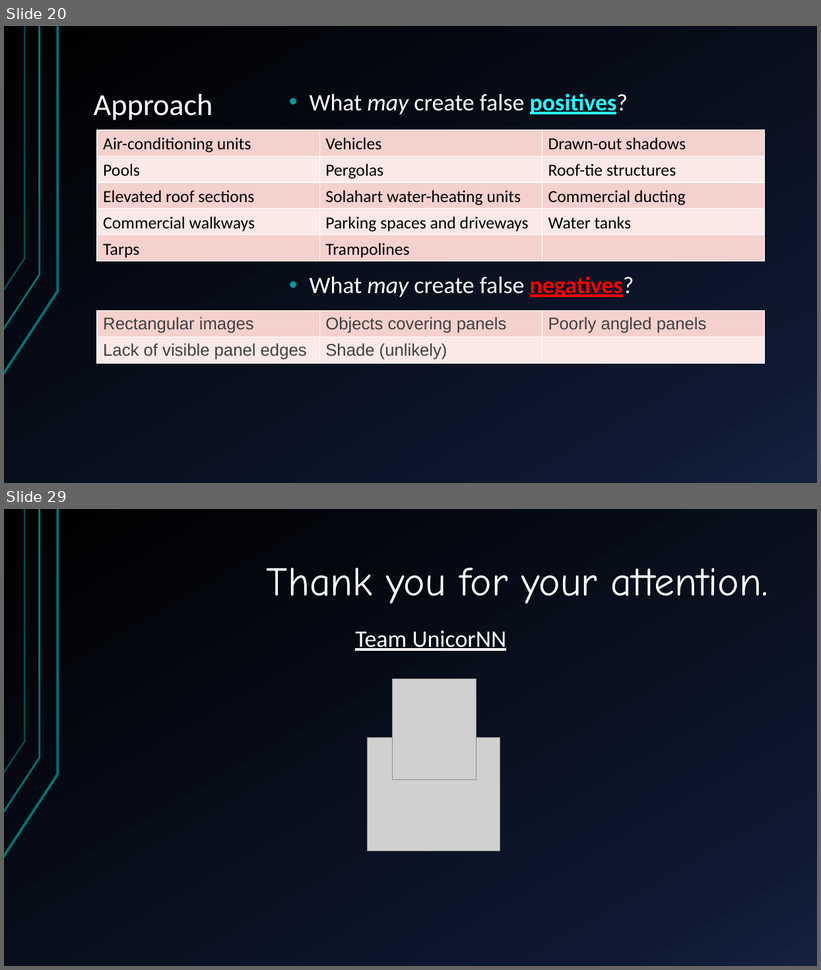
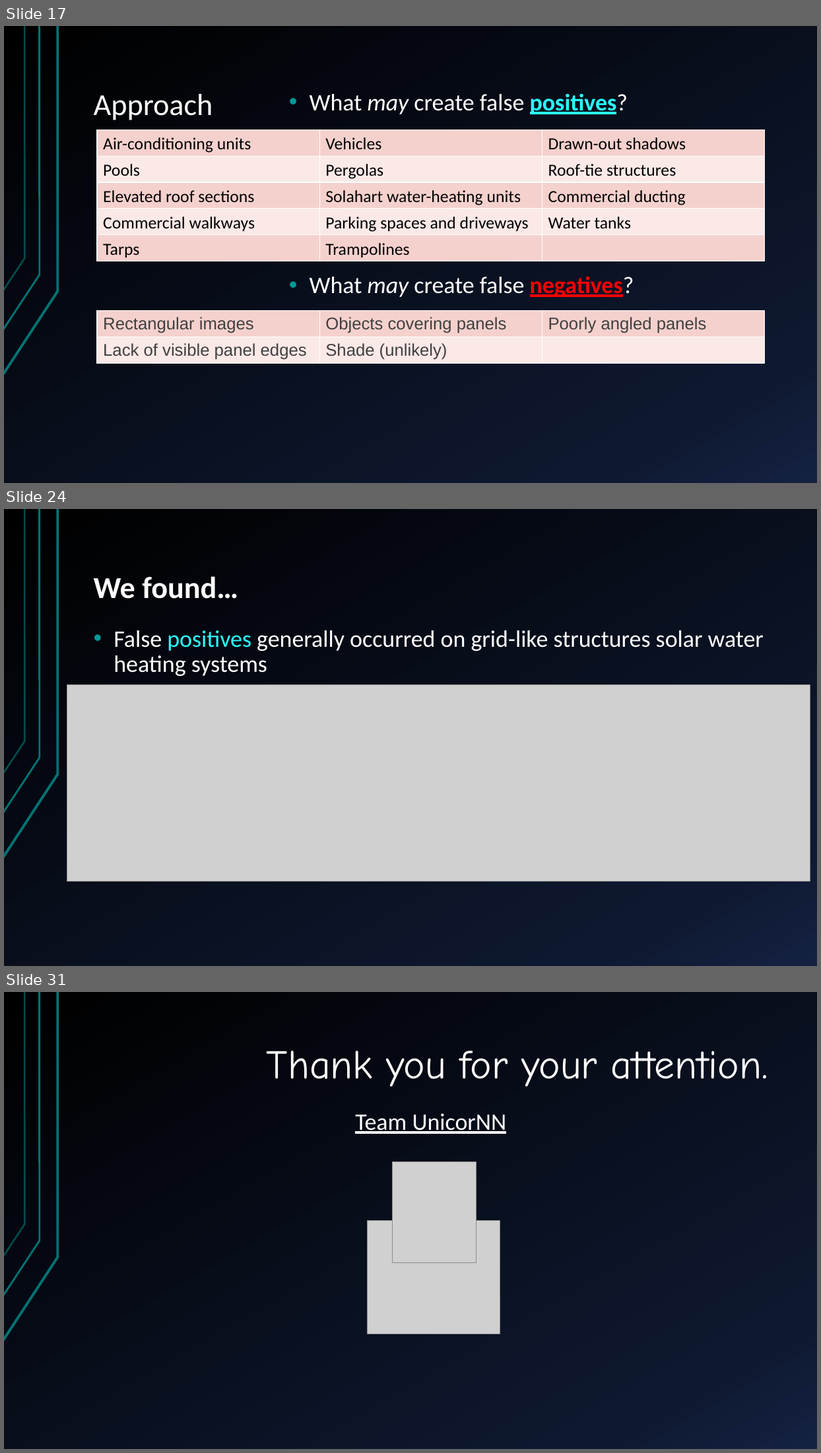
Before and after one commit to sofiary/teamunicornn, a slide deck: Western Power Hack-a-Gig Presentation.pptx. Shown one above the other, each under a label of ours: slides 20 and 29 before the commit, slides 17, 24 and 31 after it; the slides between them are not shown. The pictures are 821x970 and 821x1453 pixels, drawn with LibreOffice and Linux fonts; fonts in the diff are those of the drawing; grey boxes stand for pictures. Boxes give left, top, right and bottom in pixels: in the first picture for what was removed or moved away, otherwise in the second. Text is boxed around its words. In the diff, an @@ line names an element or a change of style, - is before the commit and + after.

```diff
--- a/Western Power Hack-a-Gig Presentation.pptx
+++ b/Western Power Hack-a-Gig Presentation.pptx
@@ slide 24 added at box(4, 509, 817, 966), background gradient #000000 to #0F1931 to #142242; not listed: 3 template elements that a slide beside it also shows @@
@@ title added at box(94, 576, 238, 599), 36 pt, text #FFFFFF, bold @@
+We found…
@@ text added at box(114, 630, 764, 676), 28 pt, text #FFFFFF @@
+• False positives generally occurred on grid-like structures solar water heating systems
@@ picture added at box(67, 685, 810, 882) @@
@@ what was slide 20 is now slide 17 @@
@@ what was slide 29 is now slide 31 @@
```
Also in this commit, not shown: 7 slides changed, 4 other slides added, 3 slides removed.
